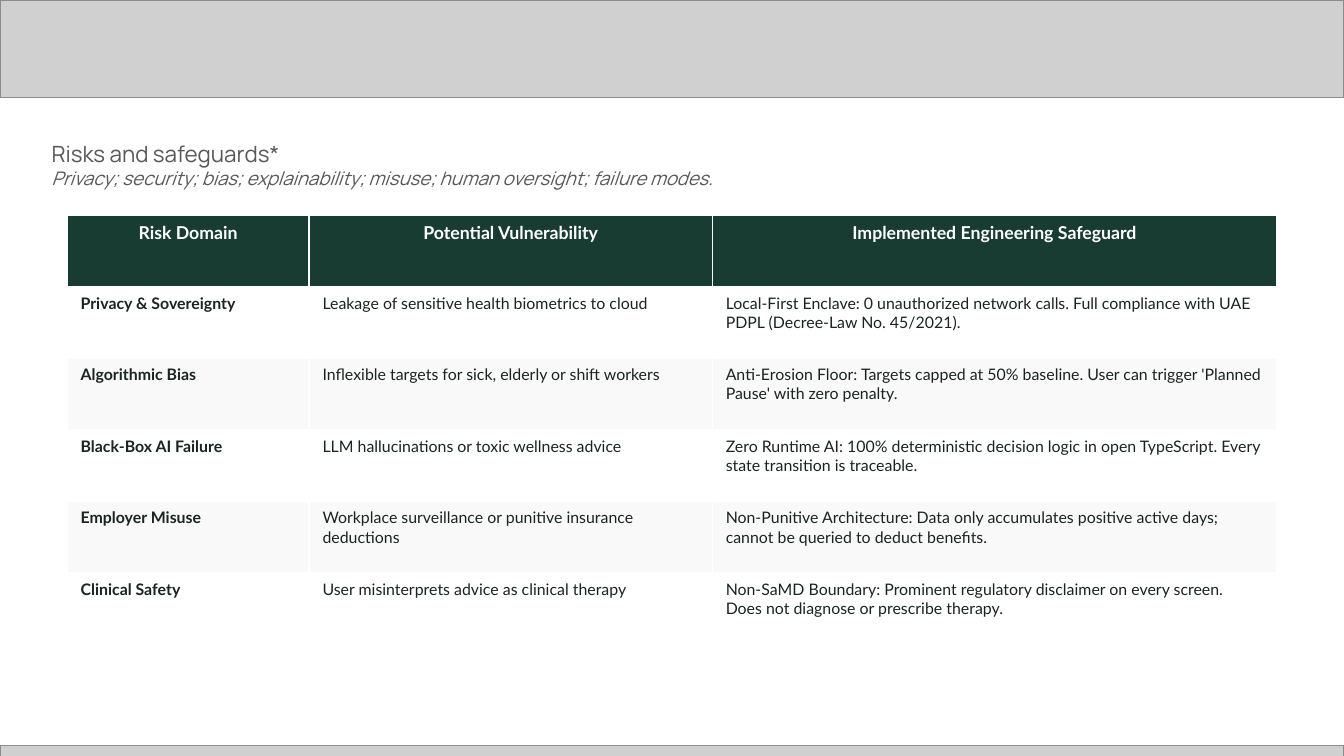
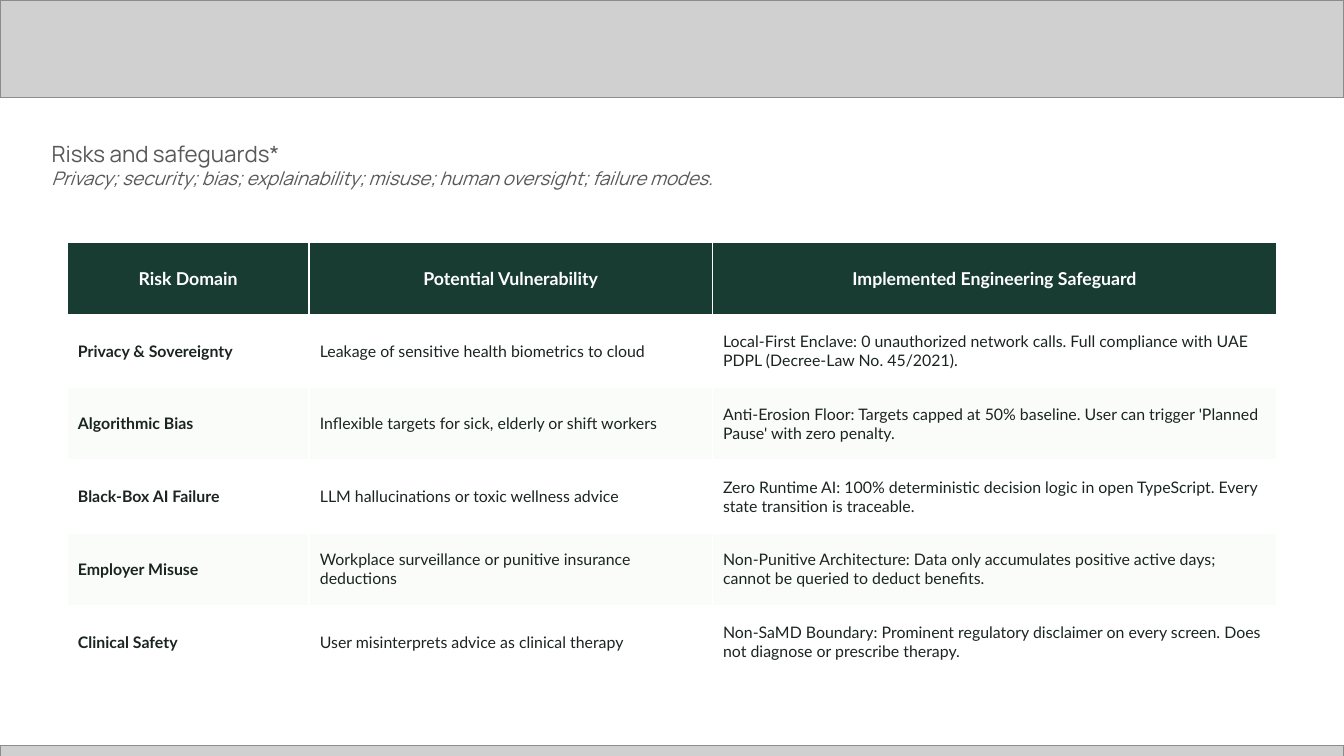
Before and after one commit to misterA-2406/well-sync, a slide deck: slide 9 of docs/WellSync_Future_Health_Submission_Pitch_Deck.pptx. Drawn at 1344x756 pixels with LibreOffice and Linux fonts; fonts in the diff are those of the drawing; grey boxes stand for pictures. Boxes give left, top, right and bottom in pixels: in the first picture for what was removed or moved away, otherwise in the second. Text is boxed around its words. In the diff, an @@ line names an element or a change of style, - is before the commit and + after.

```diff
--- a/docs/WellSync_Future_Health_Submission_Pitch_Deck.pptx
+++ b/docs/WellSync_Future_Health_Submission_Pitch_Deck.pptx
@@ table at (x1=67, y1=242, x2=1277, y2=679) @@
@@ fill #F8F9F8 to #FAFCFA in 6 cells @@
@@ table resized from (x1=67, y1=215, x2=1277, y2=645) to (x1=67, y1=242, x2=1277, y2=679) @@
```
Also in this commit, not shown: 15 other slides changed, 2 other files.
